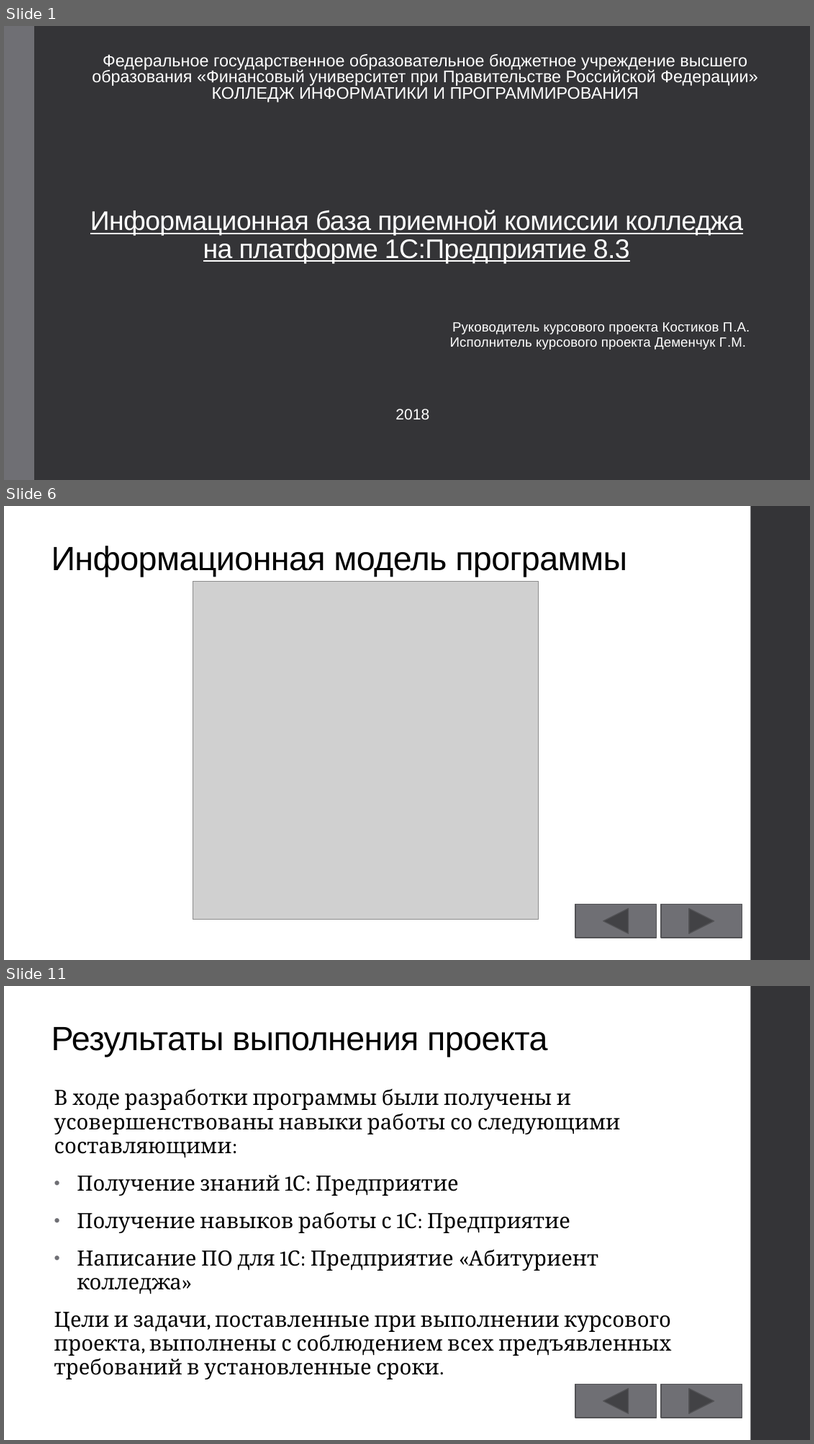
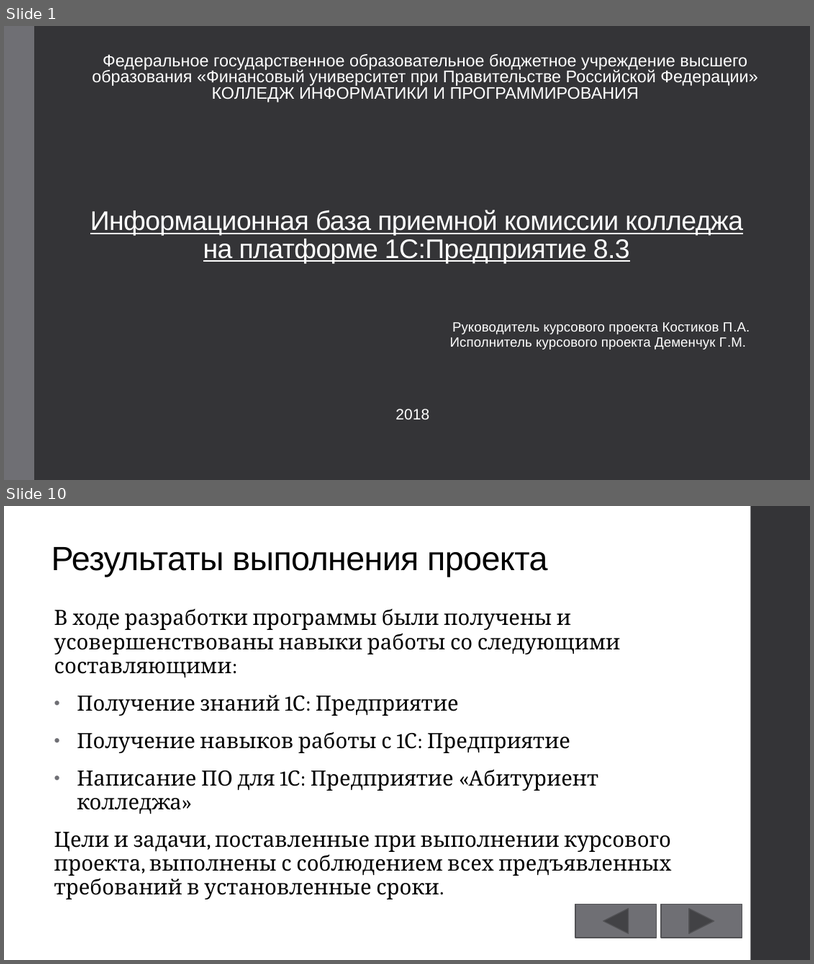
Before and after one commit to GeorgiyDemo/KIP, a slide deck: Course III/БД/1C/Курсовой/Презентация.pptx. Shown one above the other, each under a label of ours: slides 1, 6 and 11 before the commit, slides 1 and 10 after it; the slides between them are not shown. The pictures are 814x1444 and 814x964 pixels, drawn with LibreOffice and Linux fonts; fonts in the diff are those of the drawing; grey boxes stand for pictures. Boxes give left, top, right and bottom in pixels: in the first picture for what was removed or moved away, otherwise in the second. Text is boxed around its words. In the diff, an @@ line names an element or a change of style, - is before the commit and + after.

```diff
--- a/Course III/БД/1C/Курсовой/Презентация.pptx
+++ b/Course III/БД/1C/Курсовой/Презентация.pptx
@@ slide 6 removed at bbox=[4, 506, 810, 960], background #FFFFFF; not listed: 1 template element that a slide beside it also shows @@
@@ title removed at bbox=[52, 546, 628, 577] @@
-Информационная модель программы
@@ picture removed at bbox=[193, 581, 538, 919] @@
@@ action button back previous removed at bbox=[576, 904, 657, 937] @@
@@ action button forward next removed at bbox=[661, 904, 743, 937] @@
@@ what was slide 11 is now slide 10 @@
```
Also in this commit, not shown: 4 slides changed, 4 slides added, 4 other slides removed, 1 other file.
